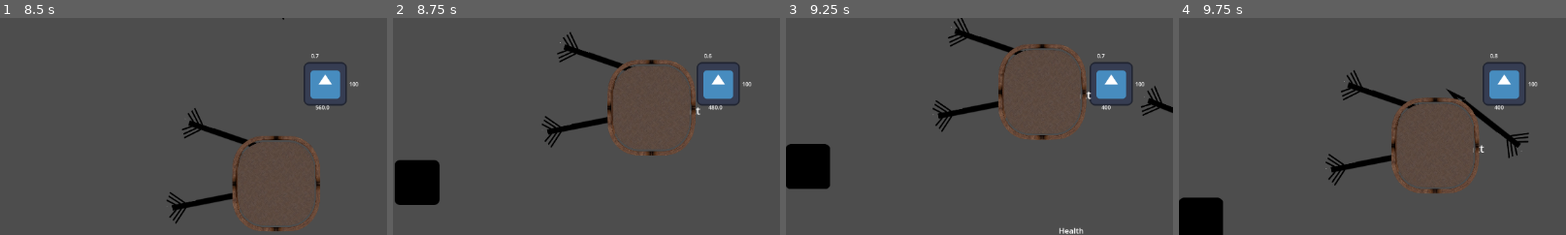
Above: before the commit, frames 1-4 (left to right).
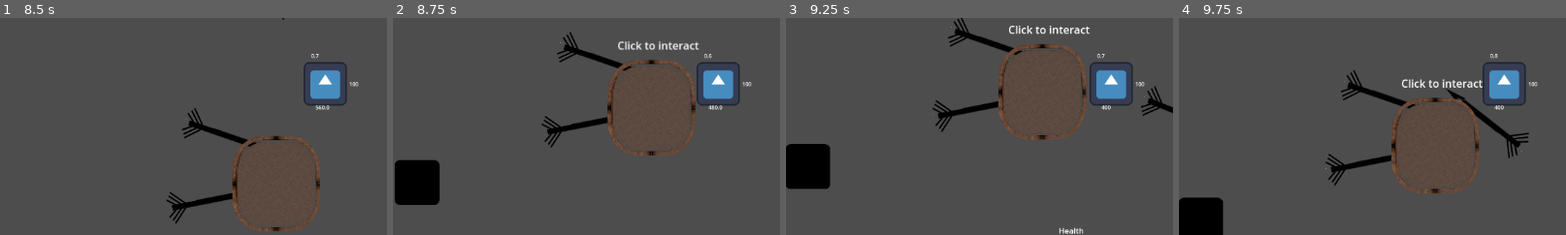
Above: after the commit, the same moments.

Repository: Mudasirh120/GMTK-2025-Submission
Game: Godot game, scene res://Scenes/main.tscn
The game is run twice, just before and just after one commit, with the same random seed, the same clock (stepped at 60 frames per second) and the same inputs. The engine's default icon, where the game draws it, is replaced by a stand-in: a white triangle on a blue panel in a dark square.
Inputs (mouse positions are % of the whole screen's width and height, from its top left):
- Up to frame 1 (8.5 s): tap Enter at 0.5 s; move the mouse to (94, 32) at 0.52 s; press the mouse at (94, 32) at 0.53 s; hold W (move_forward) 0.53-2.03 s; move the mouse to (80, 65) at 1.27 s; release the mouse at (80, 65) at 1.28 s; click (80, 65) at 1.35 s; move the mouse to (20, 35) at 2.02 s; press the mouse at (20, 35) at 2.03 s; hold A (move_left) 2.03-3.53 s; tap Space (dash) at 2.1, 6.6 s; move the mouse to (55, 50) at 2.77 s; release the mouse at (55, 50) at 2.78 s; tap K (interact) at 2.85, 7.35 s; click (55, 50) at 3.05 s; move the mouse to (35, 25) at 3.52 s; hold S (move_backward) 3.53-4.28 s; hold Shift (run) 3.53-4.28 s; click (35, 25) at 3.8 s; move the mouse to (72, 45) at 4.27 s; hold D (move_right) 4.28-5.03 s; tap Ctrl (sneak) at 4.35 s; click (72, 45) at 4.55 s; move the mouse to (30, 55) at 5.02 s; press the mouse at (30, 55) at 5.03 s; hold W (move_forward) 5.03-5.78 s; move the mouse to (60, 28) at 5.77 s; release the mouse at (60, 28) at 5.78 s; hold D (move_right) 5.78-8.03 s; click (60, 28) at 5.85 s; move the mouse to (45, 70) at 6.52 s; press the mouse at (45, 70) at 6.53 s; move the mouse to (80, 65) at 7.27 s; release the mouse at (80, 65) at 7.28 s; click (80, 65) at 7.55 s; move the mouse to (20, 35) at 8.02 s; hold S (move_backward) from 8.03 s (still down); hold Shift (run) from 8.03 s (still down); click (20, 35) at 8.3 s
- Up to frame 2 (8.75 s): keep holding S (move_backward); keep holding Shift (run)
- Up to frame 3 (9.25 s): tap Enter at 8.75 s; move the mouse to (55, 50) at 8.77 s; release S (move_backward) at 8.78 s; release Shift (run) at 8.78 s; hold A (move_left) from 8.78 s (still down); tap Ctrl (sneak) at 8.85 s; click (55, 50) at 9.05 s
- Up to frame 4 (9.75 s): tap Enter at 9.5 s; move the mouse to (35, 25) at 9.52 s; release A (move_left) at 9.53 s; press the mouse at (35, 25) at 9.53 s; hold W (move_forward) from 9.53 s (still down)
The pictures show only the part of the screen within x 9-59%, y 32-82%; the shares and areas given below are measured in that part.

Frame 1 is identical in both runs. In frame 2, 0.5% of the frame differs, in the area x 58-80%, y 10-45%; in frame 3, 0.4%; in frame 4, 0.5%.

Commit message:
ViewPort of table added

Diff:
--- a/Interactables/table.gd
+++ b/Interactables/table.gd
@@ -5,33 +5,26 @@
 @onready var area:CollisionShape2D=$CollisionShape2D
 @onready var player
 var clickable=false
+var camera
+@onready var meraCamera = get_node("SubViewportContainer").get_node("Camera")
 func _on_area_2d_body_entered(body: Node2D) -> void:
 	if body.is_in_group("Player"):
 		label.text="Click to interact"
 		body.CanInteract=true
 		clickable=true
-		print("Player hi hoon mein")
 		player=body
 		camera=player.get_node("Camera2D")
-
-var camera
 func _on_area_2d_body_exited(body: Node2D) -> void:
 	if body.is_in_group("Player"):
 		label.text=""
 		body.CanInteract=false
 		clickable=false
-		print("Player tha mein")
-
-
-
-
-
-
-
 func _on_area_2d_input_event(viewport: Node, event: InputEvent, shape_idx: int) -> void:
 		if event is InputEventMouseButton and event.pressed and event.button_index == MOUSE_BUTTON_LEFT and clickable:
+			label.text=""
 			camera.enabled=false
 			viewtable.visible=true
 			player.isSurrendered=true
 			area.disabled=true
 			sprite.visible=false
+			meraCamera.enabled=true
--- a/Interactables/table.tscn
+++ b/Interactables/table.tscn
@@ -1,7 +1,8 @@
-[gd_scene load_steps=5 format=3 uid="uid://bwq24iesva6g5"]
+[gd_scene load_steps=6 format=3 uid="uid://bwq24iesva6g5"]
 
 [ext_resource type="Script" uid="uid://ifdtrybv01fn" path="res://Interactables/table.gd" id="1_v5i0k"]
 [ext_resource type="Texture2D" uid="uid://dulj1u1jji7kx" path="res://Assets/Table.png" id="2_kl0hw"]
+[ext_resource type="PackedScene" uid="uid://c4kbdlots4gda" path="res://ViewPorts/sub_viewport_container.tscn" id="3_iofut"]
 
 [sub_resource type="CircleShape2D" id="CircleShape2D_67vji"]
 radius = 142.127
@@ -19,52 +20,27 @@
 [node name="CollisionShape2D" type="CollisionShape2D" parent="Area2D"]
 shape = SubResource("CircleShape2D_67vji")
 
-[node name="Label" type="Label" parent="."]
-offset_left = -44.0
-offset_top = -10.0
-offset_right = 47.0
-offset_bottom = 13.0
+[node name="CollisionShape2D" type="CollisionShape2D" parent="."]
+position = Vector2(3, -3)
+shape = SubResource("CapsuleShape2D_khhtr")
 
 [node name="Sprite2d" type="Sprite2D" parent="."]
 position = Vector2(4, 0)
 scale = Vector2(0.298, 0.324903)
 texture = ExtResource("2_kl0hw")
 
-[node name="SubViewportContainer" type="SubViewportContainer" parent="."]
+[node name="Label" type="Label" parent="."]
+offset_left = -46.0
+offset_top = -107.0
+offset_right = 45.0
+offset_bottom = -84.0
+
+[node name="SubViewportContainer" parent="." instance=ExtResource("3_iofut")]
 visible = false
-z_index = -1
-anchors_preset = 8
-anchor_left = 0.5
-anchor_top = 0.5
-anchor_right = 0.5
-anchor_bottom = 0.5
-offset_left = -1819.0
-offset_top = -1021.0
-offset_right = 2051.0
-offset_bottom = 976.0
-grow_horizontal = 2
-grow_vertical = 2
-stretch = true
-
-[node name="SubViewport" type="SubViewport" parent="SubViewportContainer"]
-transparent_bg = true
-handle_input_locally = false
-size = Vector2i(3870, 1997)
-render_target_update_mode = 0
-
-[node name="Sprite2d" type="Sprite2D" parent="SubViewportContainer/SubViewport"]
-position = Vector2(1930, 996.922)
-scale = Vector2(5.24832, 4.03813)
-texture = ExtResource("2_kl0hw")
-
-[node name="Camera2D" type="Camera2D" parent="SubViewportContainer"]
-position = Vector2(1991, 941)
-scale = Vector2(0.298, 0.324903)
-zoom = Vector2(0.35, 0.35)
-
-[node name="CollisionShape2D" type="CollisionShape2D" parent="."]
-position = Vector2(3, -3)
-shape = SubResource("CapsuleShape2D_khhtr")
+offset_left = -292.0
+offset_top = -247.0
+offset_right = 220.0
+offset_bottom = 265.0
 
 [connection signal="body_entered" from="Area2D" to="." method="_on_area_2d_body_entered"]
 [connection signal="body_exited" from="Area2D" to="." method="_on_area_2d_body_exited"]
--- /dev/null
+++ b/Interactables/table_scene.gd
@@ -0,0 +1,13 @@
+extends CharacterBody2D
+@onready var button =$Sprite2D/Button
+@onready var scr =get_parent().get_parent().get_parent().get_parent().get_node("Table")
+@onready var meraCamera=get_parent().get_parent().get_node("Camera")
+func _on_button_pressed() -> void:
+	scr.camera.enabled=true
+	scr.viewtable.visible=false
+	scr.player.isSurrendered=false
+	scr.area.disabled=false
+	scr.sprite.visible=true
+	meraCamera.enabled=false
+	print(meraCamera)
+	print(scr)
--- /dev/null
+++ b/Interactables/table_scene.tscn
@@ -0,0 +1,27 @@
+[gd_scene load_steps=4 format=3 uid="uid://bruiqe47258fs"]
+
+[ext_resource type="Texture2D" uid="uid://dulj1u1jji7kx" path="res://Assets/Table.png" id="1_fbfb3"]
+[ext_resource type="Script" uid="uid://bs5m3h2y04wiv" path="res://Interactables/table_scene.gd" id="1_vl855"]
+[ext_resource type="Texture2D" uid="uid://cck1n4j8msmcf" path="res://icon.svg" id="2_vl855"]
+
+[node name="TableScene" type="CharacterBody2D"]
+position = Vector2(1, 0)
+script = ExtResource("1_vl855")
+metadata/_edit_horizontal_guides_ = [177.0]
+
+[node name="Sprite2D" type="Sprite2D" parent="."]
+texture = ExtResource("1_fbfb3")
+
+[node name="icon" type="Sprite2D" parent="Sprite2D"]
+position = Vector2(-122, -94)
+scale = Vector2(0.367188, 0.367188)
+texture = ExtResource("2_vl855")
+
+[node name="Button" type="Button" parent="Sprite2D"]
+offset_left = 146.0
+offset_top = -193.0
+offset_right = 184.0
+offset_bottom = -156.0
+text = "X"
+
+[connection signal="pressed" from="Sprite2D/Button" to="." method="_on_button_pressed"]
--- a/Levels/level_0.tscn
+++ b/Levels/level_0.tscn
@@ -66,7 +66,7 @@
 scale = Vector2(4.28125, 2.43945)
 energy = 6.11
 
-[node name="Enemy" parent="." groups=["enemy"] instance=ExtResource("3_5c2ih")]
+[node name="Enemy" parent="." instance=ExtResource("3_5c2ih")]
 position = Vector2(-129, -345)
 scale = Vector2(0.125, 0.125)
 
--- /dev/null
+++ b/ViewPorts/sub_viewport_container.tscn
@@ -0,0 +1,18 @@
+[gd_scene load_steps=2 format=3 uid="uid://c4kbdlots4gda"]
+
+[ext_resource type="PackedScene" uid="uid://bruiqe47258fs" path="res://Interactables/table_scene.tscn" id="1_dy4id"]
+
+[node name="SubViewportContainer" type="SubViewportContainer"]
+offset_right = 40.0
+offset_bottom = 40.0
+
+[node name="Camera" type="Camera2D" parent="."]
+position = Vector2(294, 257)
+zoom = Vector2(1.8, 1.3)
+
+[node name="SubViewport" type="SubViewport" parent="."]
+handle_input_locally = false
+render_target_update_mode = 4
+
+[node name="TableScene" parent="SubViewport" instance=ExtResource("1_dy4id")]
+position = Vector2(266, 263)
--- a/player.gd
+++ b/player.gd
@@ -88,7 +88,7 @@
 		soun.disabled=false
 		soun.scale*=3
 func attackdir():
-	var ThrowableArrow = load("res://Throwables/arrow.tscn") # Or load("res://MyScene.tscn")
+	var ThrowableArrow = load("res://Throwables/arrow.tscn")
 	var Arrow = ThrowableArrow.instantiate()
 	get_tree().get_root().add_child(Arrow)
 	Arrow.global_position=global_position
Not shown, added: Interactables/table_scene.gd.uid
Not shown: 1 places in Levels/level_0.tscn that only renumber resources
